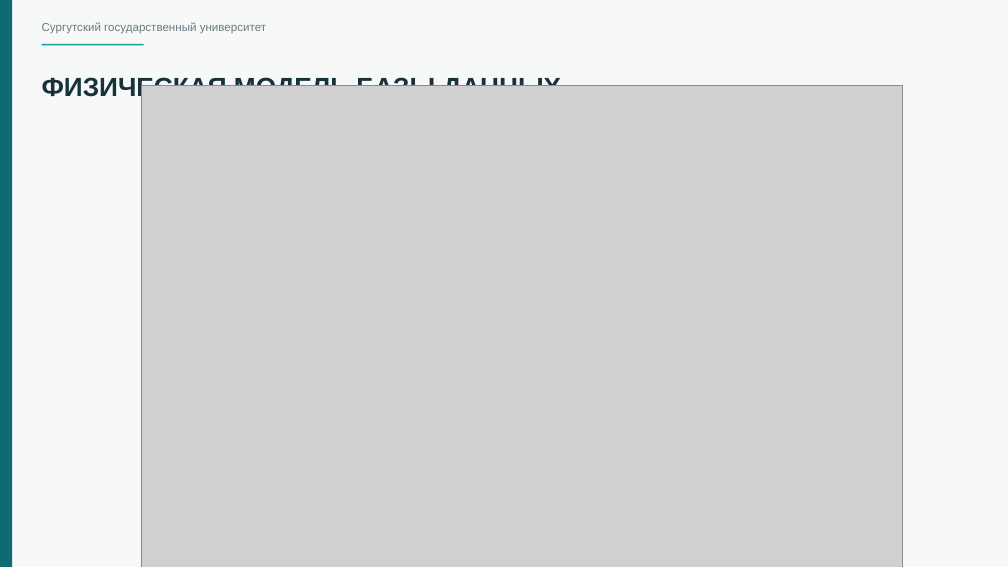
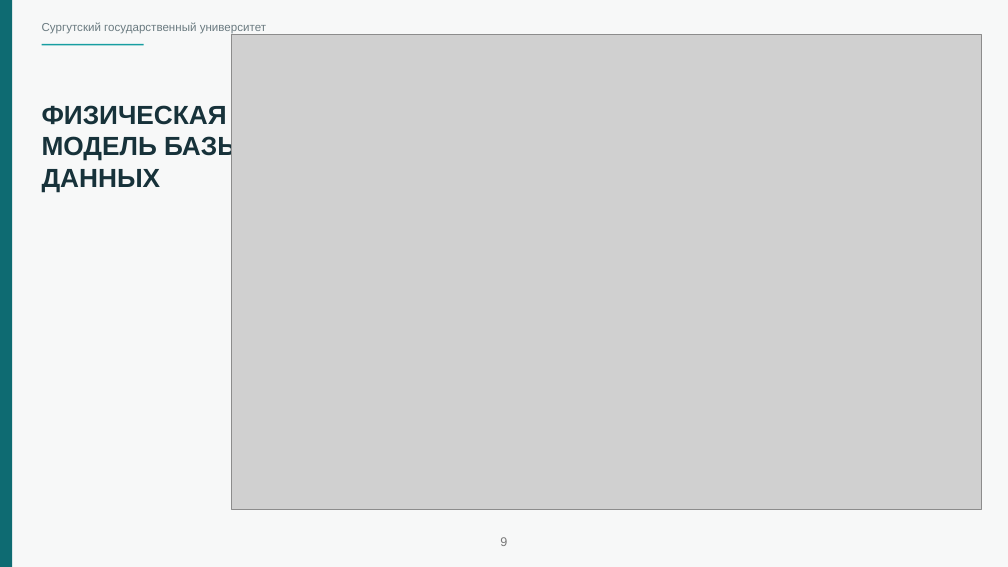
Before and after one commit to Hetsunya/diplom-docs, a slide deck: slide 10 of вкр/презентация-по_ВКР_Демьянцев_Виталий_Владиславович_606_22.pptx. Drawn at 1008x567 pixels with LibreOffice and Linux fonts; fonts in the diff are those of the drawing; grey boxes stand for pictures. Boxes give left, top, right and bottom in pixels: in the first picture for what was removed or moved away, otherwise in the second. Text is boxed around its words. In the diff, an @@ line names an element or a change of style, - is before the commit and + after.

```diff
--- a/вкр/презентация-по_ВКР_Демьянцев_Виталий_Владиславович_606_22.pptx
+++ b/вкр/презентация-по_ВКР_Демьянцев_Виталий_Владиславович_606_22.pptx
@@ picture: place and size @@
-picture at [142,85,903,567]
+picture at [231,35,982,509]
@@ text "ФИЗИЧЕСКАЯ МОДЕЛЬ БАЗЫ ДАННЫХ" rewrapped from [42,78,562,101] to [42,105,243,192] @@
@@ page number added at [500,537,507,546], 12 pt, text #797979 @@
+9
```
Also in this commit, not shown: 15 other slides changed.
